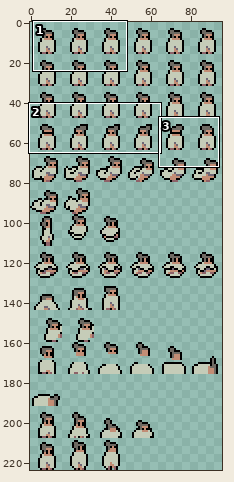
Two versions of one sprite sheet, Assets/Art/Characters/Character_Monker_Sheet.png. The first picture is a wide view before the edit; the outline marks the close-up.
Close-up. First the earlier version:
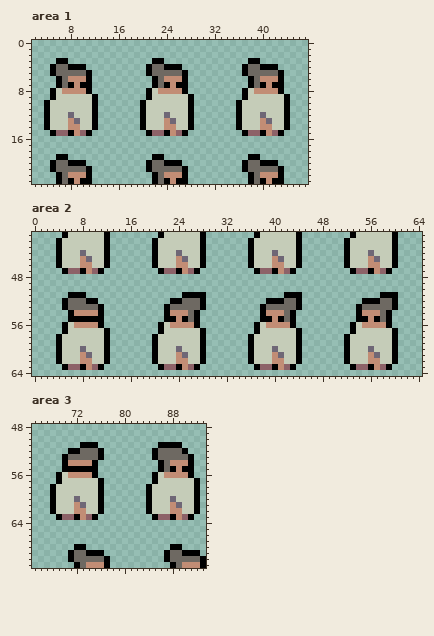
The file is 96x224 pixels. Shown: area 1: x 2..47, y 0..23; area 2: x 0..64, y 41..64; area 3: x 65..93, y 48..71.
The result:
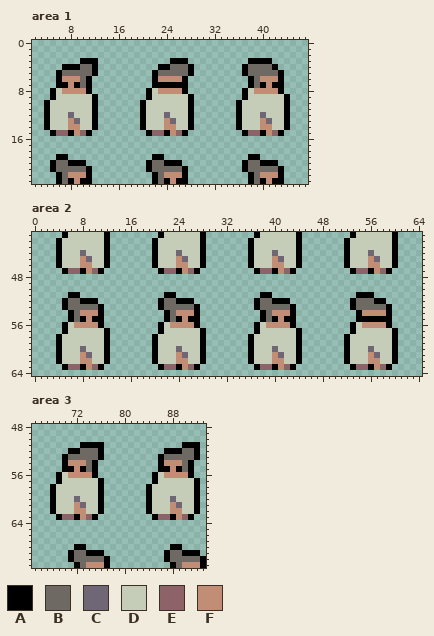
Palette (. is transparent): A #000000  B #6e6962  C #6f6776  D #c5ccb8  E #8d6268  F #c28d75
The edit:
Area 1:
Colour A is added in row 3 at x 10 to 12, 25 to 27 and 40 to 41; in rows 4 to 5 at x 12 and 28.
Colour A replaces colour B in row 4 at x 7 and 23; in row 5 at x 6 and 22; in row 7 at x 7 and 23.
Colour A replaces colour F in row 7 at x 9 and 25.
Colour B is added in row 4 at x 11 and 27.
Colour B replaces colour A in row 4 at x 10, 25 to 26 and 40 to 41; in row 5 at x 11 and 27; in row 7 at x 10.
Colour B replaces colour F in row 6 at x 10.
Colour F replaces colour A in row 7 at x 8.
Colour F replaces colour B in row 6 at x 7 and 23.
Colour A is removed in row 3 at x 6 to 7 and 22 to 23; in rows 4 to 5 at x 5 and 21.
Colour B is removed in row 4 at x 6 and 22.
Area 2:
Colour A is added in row 51 at x 22 to 23, 38 to 39 and 54 to 56; in rows 52 to 53 at x 21, 37 and 53.
Colour A replaces colour B in row 52 at x 8, 25 to 26, 42 and 58; in row 53 at x 27, 43 and 59; in row 55 at x 26, 42 and 58.
Colour A replaces colour F in row 55 at x 24, 40 and 56.
Colour B is added in row 52 at x 22, 38 and 54.
Colour B replaces colour A in row 52 at x 23, 39 and 55 to 56; in row 53 at x 22, 38 and 54; in row 55 at x 7, 23 and 39.
Colour B replaces colour F in row 54 at x 7, 23 and 39.
Colour F replaces colour A in row 55 at x 9, 25 and 41.
Colour F replaces colour B in row 54 at x 26, 42 and 58.
Colour A is removed in row 51 at x 8, 25 to 28, 42 to 44 and 58 to 60; in rows 52 to 53 at x 28, 44 and 60.
Colour B is removed in row 52 at x 27, 43 and 59.
Area 3:
Colour A is added in row 51 at x 76 and 90 to 92; in rows 52 to 53 at x 92.
Colour A replaces colour B in row 52 at x 87 to 89; in row 53 at x 86; in row 55 at x 87.
Colour A replaces colour F in row 55 at x 89.
Colour B is added in row 52 at x 91.
Colour B replaces colour A in row 52 at x 90; in row 53 at x 91; in row 55 at x 74 and 90.
Colour B replaces colour F in row 54 at x 74 and 90.
Colour F replaces colour A in row 55 at x 72 and 88.
Colour F replaces colour B in row 54 at x 87.
Colour A is removed in row 51 at x 86 to 89; in rows 52 to 53 at x 85.
Colour B is removed in row 52 at x 86.
